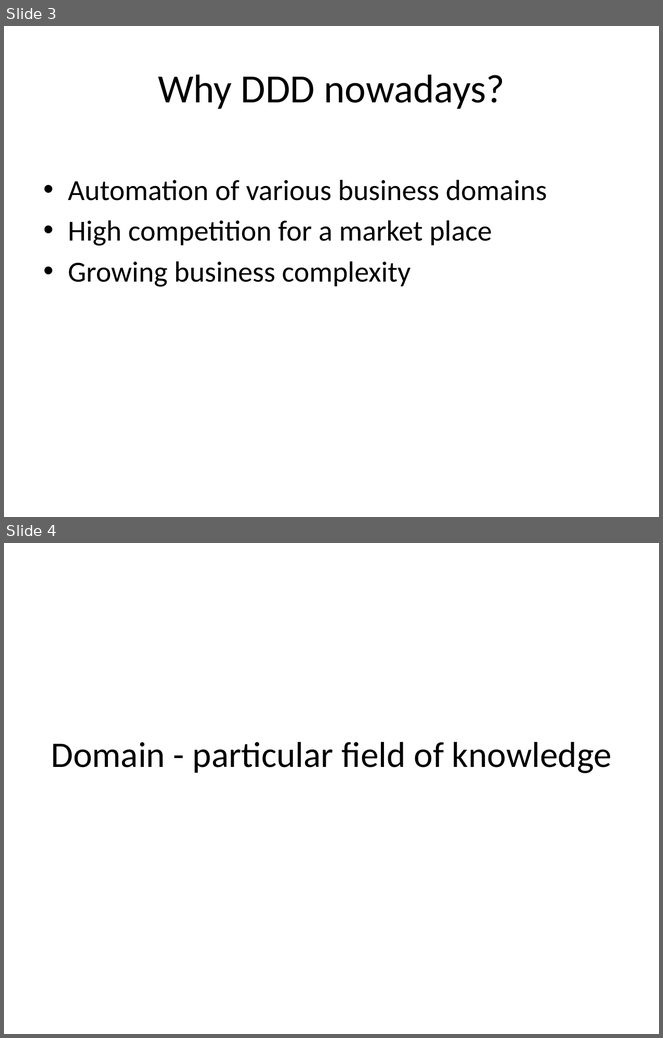
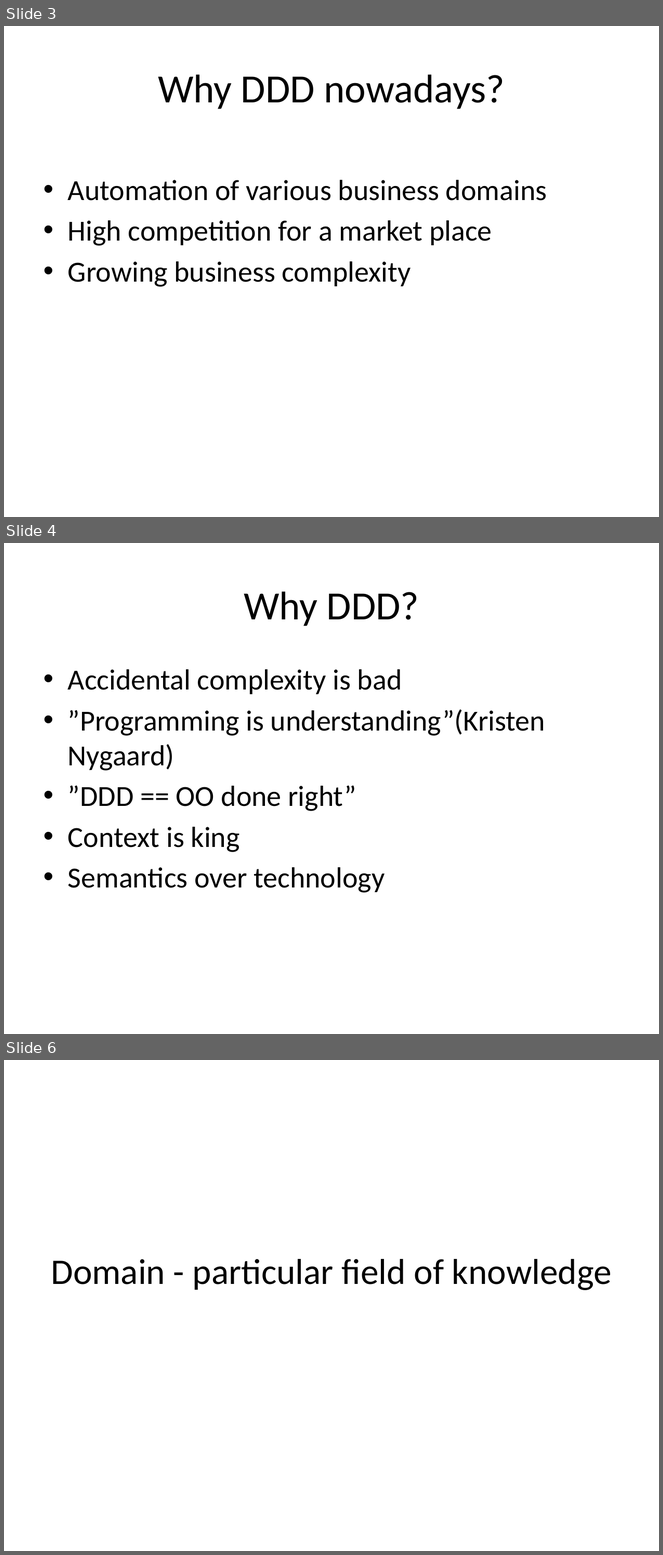
Before and after one commit to arturtv/dddpresentation, a slide deck: Domain-DrivenDesign.A.Trosin.pptx. Shown one above the other, each under a label of ours: slides 3 and 4 before the commit, slides 3, 4 and 6 after it; the slides between them are not shown. The pictures are 663x1038 and 663x1555 pixels, drawn with LibreOffice and Linux fonts; fonts in the diff are those of the drawing. Boxes give left, top, right and bottom in pixels: in the first picture for what was removed or moved away, otherwise in the second. Text is boxed around its words. In the diff, an @@ line names an element or a change of style, - is before the commit and + after.

Commit message:
ddd

```diff
--- a/Domain-DrivenDesign.A.Trosin.pptx
+++ b/Domain-DrivenDesign.A.Trosin.pptx
@@ slide 4 added at box(4, 543, 659, 1034), background #FFFFFF @@
@@ title added at box(244, 591, 419, 626), 44 pt, text #000000 @@
+Why DDD?
@@ text added at box(68, 669, 545, 893), 32 pt, text #000000 @@
+• Accidental complexity is bad
+• ”Programming is understanding”(Kristen Nygaard)
+• ”DDD == OO done right”
+• Context is king
+• Semantics over technology
@@ what was slide 4 is now slide 6 @@
```
Also in this commit, not shown: 1 other slide added.
